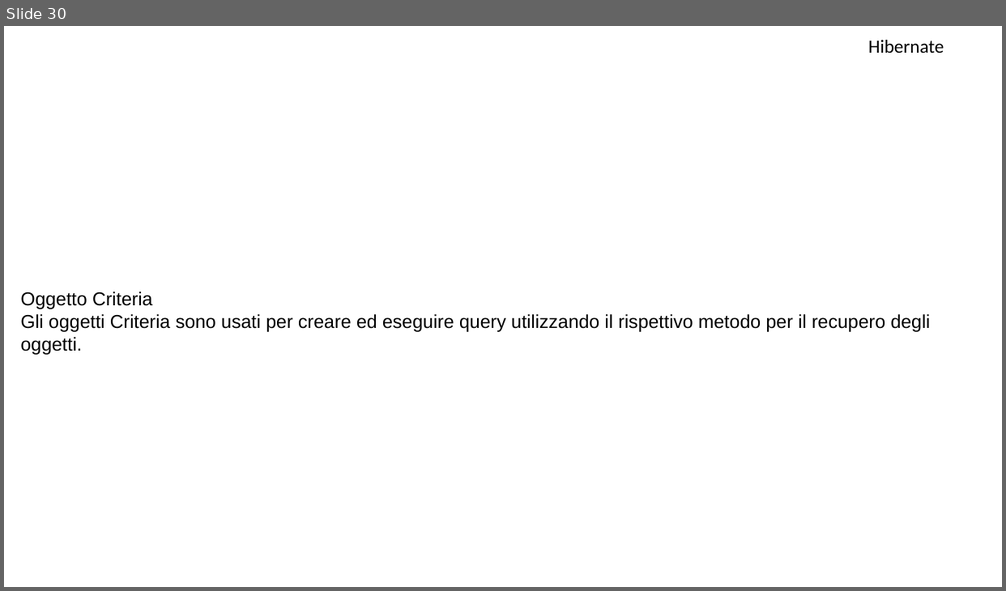
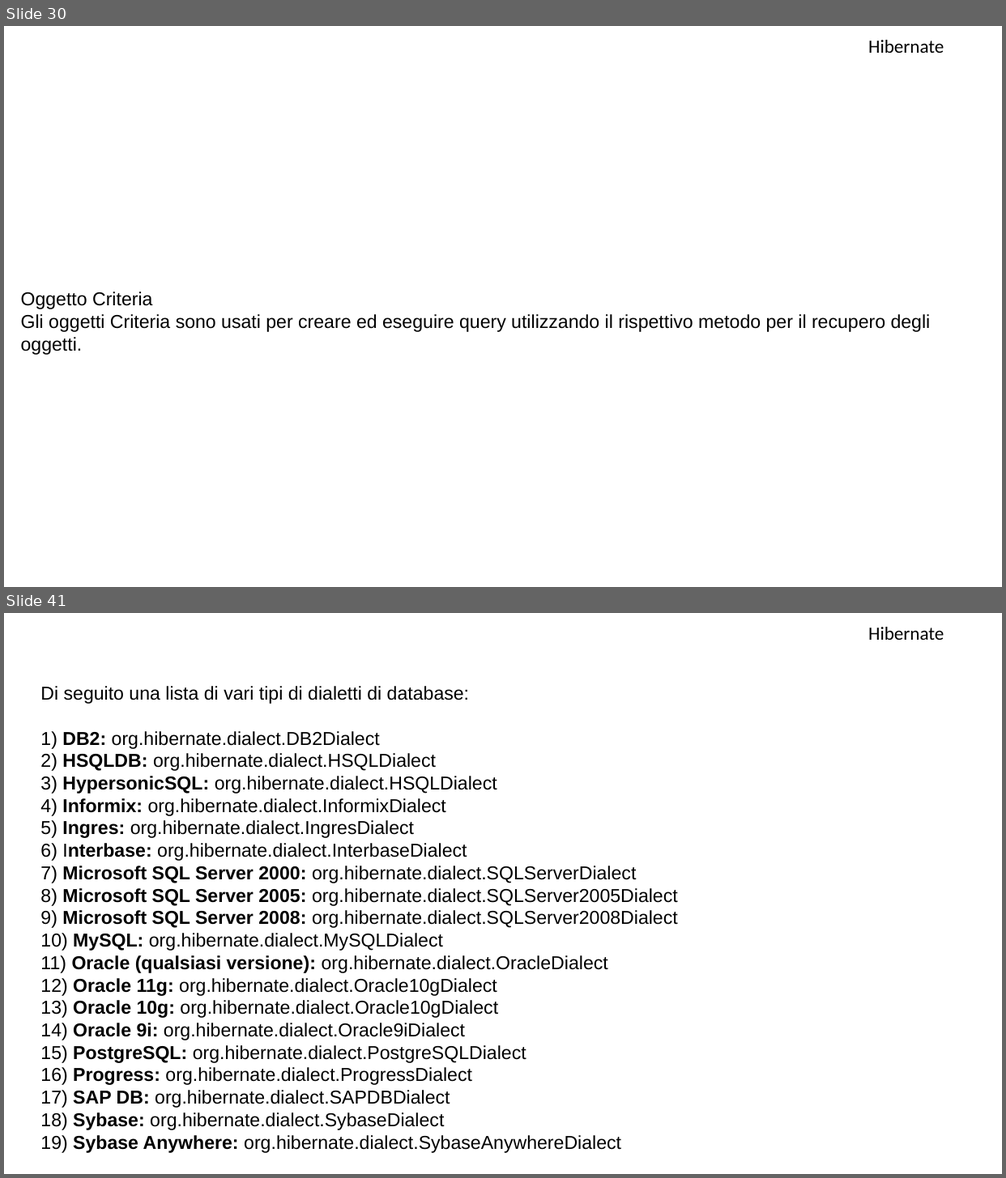
Before and after one commit to MarioMoro/Corso-Java-2019, a slide deck: Hibernate.pptx. Shown one above the other, each under a label of ours: slide 30 before the commit, slides 30 and 41 after it; the slides between them are not shown. The pictures are 1006x591 and 1006x1178 pixels, drawn with LibreOffice and Linux fonts; fonts in the diff are those of the drawing; background and template pictures are left out. Boxes give left, top, right and bottom in pixels: in the first picture for what was removed or moved away, otherwise in the second. Text is boxed around its words. In the diff, an @@ line names an element or a change of style, - is before the commit and + after.

```diff
--- a/Hibernate.pptx
+++ b/Hibernate.pptx
@@ slide 41 added at (x1=4, y1=613, x2=1002, y2=1174), background picture (left out) @@
@@ text added at (x1=868, y1=627, x2=944, y2=640), 18 pt, text #000000 @@
+Hibernate
@@ text added at (x1=40, y1=686, x2=678, y2=1153), 18 pt, text #000000 @@
+Di seguito una lista di vari tipi di dialetti di database:
+1) DB2: org.hibernate.dialect.DB2Dialect
+2) HSQLDB: org.hibernate.dialect.HSQLDialect
+3) HypersonicSQL: org.hibernate.dialect.HSQLDialect
+4) Informix: org.hibernate.dialect.InformixDialect
+5) Ingres: org.hibernate.dialect.IngresDialect
+6) Interbase: org.hibernate.dialect.InterbaseDialect
+7) Microsoft SQL Server 2000: org.hibernate.dialect.SQLServerDialect
+8) Microsoft SQL Server 2005: org.hibernate.dialect.SQLServer2005Dialect
+9) Microsoft SQL Server 2008: org.hibernate.dialect.SQLServer2008Dialect
+10) MySQL: org.hibernate.dialect.MySQLDialect
+11) Oracle (qualsiasi versione): org.hibernate.dialect.OracleDialect
+12) Oracle 11g: org.hibernate.dialect.Oracle10gDialect
+13) Oracle 10g: org.hibernate.dialect.Oracle10gDialect
+14) Oracle 9i: org.hibernate.dialect.Oracle9iDialect
+15) PostgreSQL: org.hibernate.dialect.PostgreSQLDialect
+16) Progress: org.hibernate.dialect.ProgressDialect
+17) SAP DB: org.hibernate.dialect.SAPDBDialect
+18) Sybase: org.hibernate.dialect.SybaseDialect
+19) Sybase Anywhere: org.hibernate.dialect.SybaseAnywhereDialect
```
Also in this commit, not shown: 2 slides changed, 26 other slides added, 5 other files.
